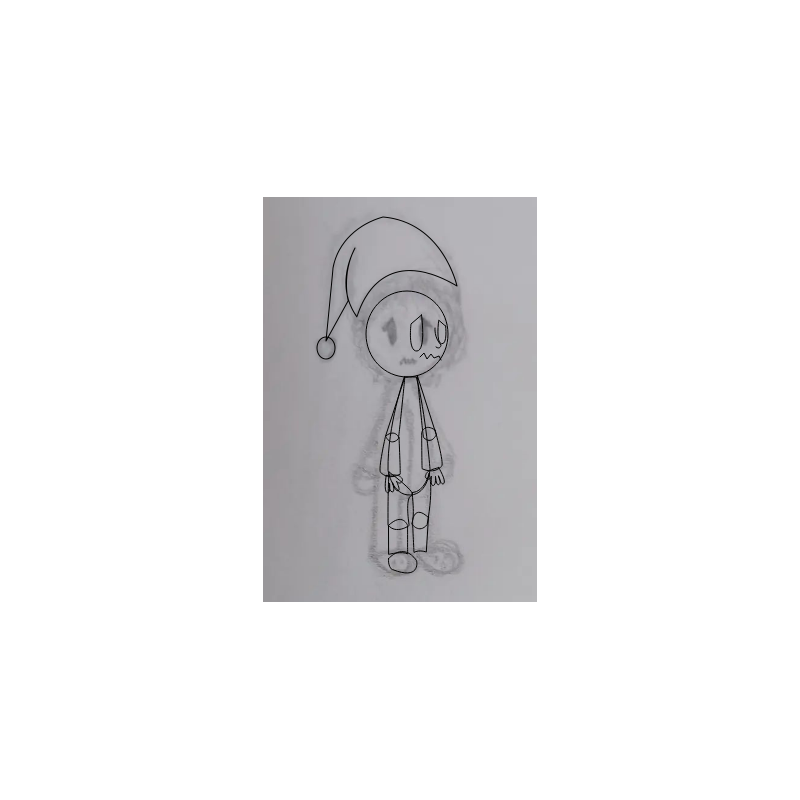
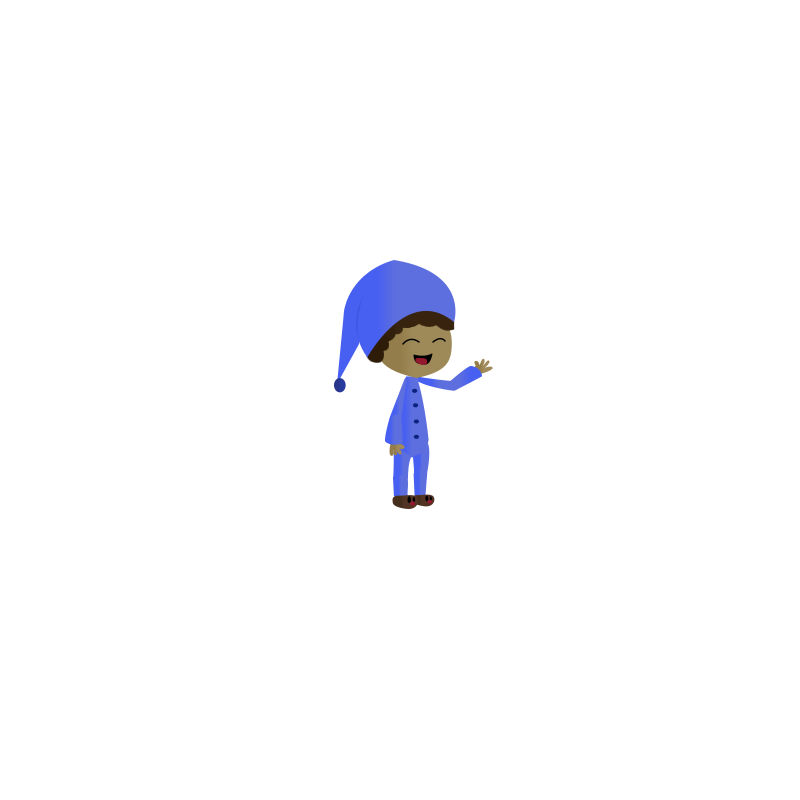
Revision of a layered 800 x 800 image; what changed, layer by layer:
added group "instagram" with 32 layers above "crianca" over 333, 260, 493, 509
added layer "GORRO" (1st of 2, in "instagram") in group "instagram" over 337, 260, 456, 384
added layer "Camada 3" in group "instagram" over 362, 276, 455, 363
added layer "BRAÇO D" (1st of 2, in "instagram") in group "instagram" over 447, 365, 483, 391
added layer "PERNA E" (1st of 2, in "instagram") in group "instagram" over 393, 441, 412, 482
added layer "BOLA CABEÇA" (1st of 2, in "instagram") in group "instagram" over 376, 309, 452, 378
added layer "CORPO" (1st of 2, in "instagram") in group "instagram" over 392, 376, 429, 458
added layer "Camada 4" in group "instagram" over 351, 286, 373, 343
moved "PERNA D" (2nd of 2, in "crianca") into group "crianca", painted on it, unmasked it over 411, 473, 432, 530
moved "PERNA E" (2nd of 2, in "crianca") into group "crianca", painted on it, unmasked it over 387, 471, 414, 531
moved "BRAÇO E" (2nd of 2, in "crianca") into group "crianca", painted on it, unmasked it over 379, 432, 401, 478
moved "ANTEBRACO E" (2nd of 2, in "crianca") into group "crianca", painted on it, unmasked it over 385, 376, 406, 443
moved "CORPO" (2nd of 2, in "crianca") into group "crianca", painted on it, unmasked it over 387, 376, 431, 496
moved "BRAÇO D" (2nd of 2, in "crianca") into group "crianca", painted on it, unmasked it over 421, 426, 443, 472
moved "ANTEBRACO D" (2nd of 2, in "crianca") into group "crianca", painted on it, unmasked it over 416, 375, 437, 441
moved "GORRO" (2nd of 2, in "crianca") into group "crianca", painted on it over 325, 216, 458, 342
moved "BOLA CABEÇA" (2nd of 2, in "crianca") into group "crianca", painted on it, unmasked it over 365, 290, 449, 378
hid "Camada 1" over 263, 197, 537, 602
removed layer "Background copy" over 263, 197, 537, 602
…and 33 more changes (24 added, 7 mask, 9 painted, 9 stack)
